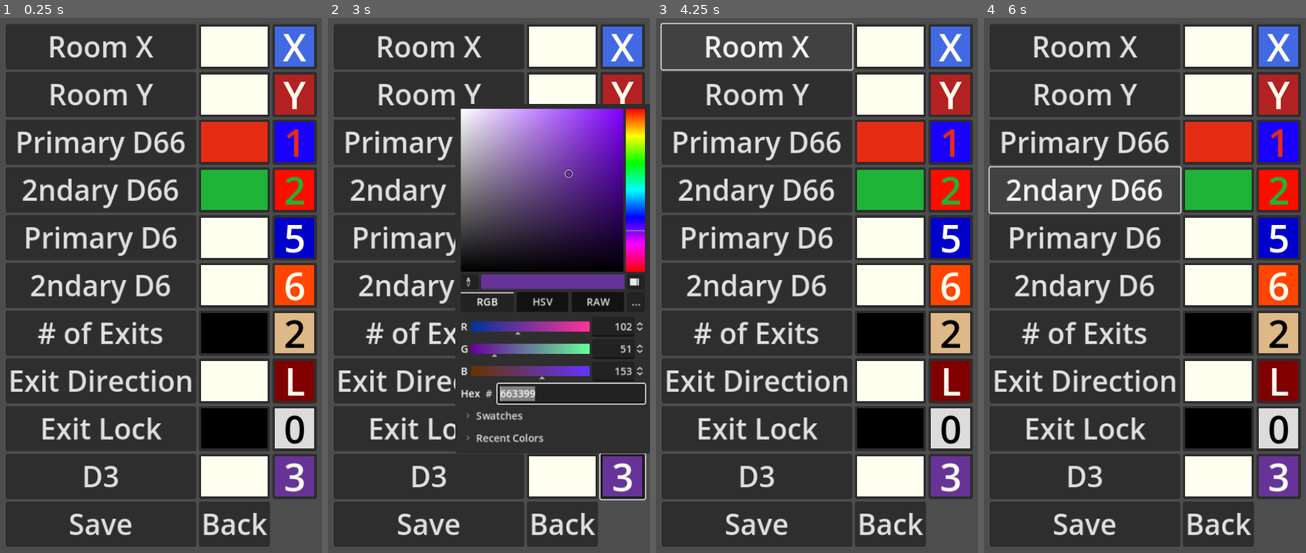
Above: before the commit, frames 1-4 (left to right).
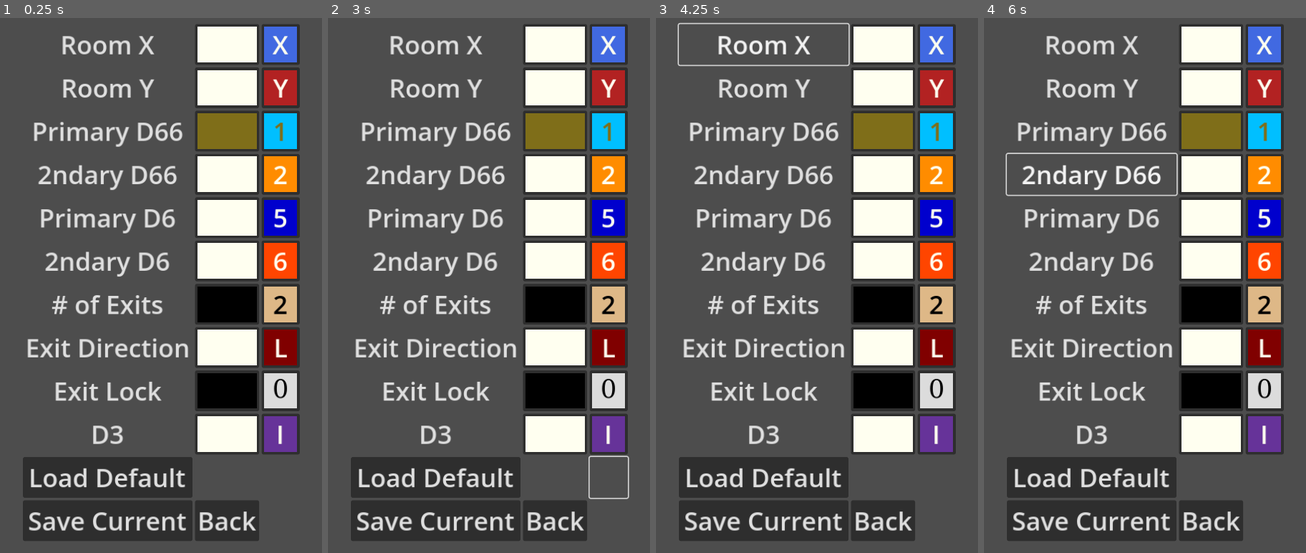
Above: after the commit, the same moments.

Repository: Teufelauto/2D6D-Dice
Game: Godot game, scene res://DiceTrayData/dice_color_menu.tscn
Two runs of this game, one before a commit and one after it. Both use one fixed random seed, a clock stepped at 60 frames per second and the inputs below. This scene is started directly instead of the project's main scene.
Inputs (mouse positions are in pixels of both pictures, inside the frame that each line leads up to):
- Up to frame 1 (0.25 s): no input
- Up to frame 2 (3 s): click "Save" (after the commit: "Save Current") at 0.5 s; click (434, 478) at 1.25 s, where only the run after the commit has a clickable "Load Default"; click (553, 478) at 2.02 s; click (608, 478) at 2.77 s
- Up to frame 3 (4.25 s): click "Room X" at 3.5 s
- Up to frame 4 (6 s): click "Room Y" at 4.25 s; click "Primary D66" at 5 s; click "2ndary D66" at 5.75 s

The runs differ from the first frame. In frame 1, 75% of the frame differs, in the area x 1-99%, y 1-99%; in frame 2, 77%, in the area x 1-100%, y 1-99%; in frame 3, 71%; in frame 4, 72%.

Commit message:
Load default dice function added

Diff:
--- a/DiceTrayData/dice_color_menu.gd
+++ b/DiceTrayData/dice_color_menu.gd
@@ -246,3 +246,8 @@
 
 func _on_color_picker_button_d_3_color_changed(color):
 	d_body_color_d3 = color
+
+
+func _on_load_default_pressed():
+	DiceColor.load_default_dice_colors()
+	_paint_buttons_and_text_in_menu()
--- a/DiceTrayData/dice_color_menu.tscn
+++ b/DiceTrayData/dice_color_menu.tscn
@@ -1,41 +1,60 @@
-[gd_scene load_steps=13 format=3 uid="uid://deae8wqbvikx6"]
+[gd_scene load_steps=15 format=3 uid="uid://deae8wqbvikx6"]
 
 [ext_resource type="Script" path="res://DiceTrayData/dice_color_menu.gd" id="1_8g6k6"]
 
 [sub_resource type="Theme" id="Theme_1glhj"]
 
 [sub_resource type="LabelSettings" id="LabelSettings_ohjsl"]
-font_size = 60
+font_size = 40
 
 [sub_resource type="LabelSettings" id="LabelSettings_6e7hy"]
-font_size = 60
+font_size = 40
 
 [sub_resource type="LabelSettings" id="LabelSettings_pym11"]
-font_size = 60
+font_size = 40
 font_color = Color(0.91251, 0.900141, 0.903229, 1)
 
 [sub_resource type="LabelSettings" id="LabelSettings_qx1n0"]
-font_size = 60
+font_size = 40
 
 [sub_resource type="LabelSettings" id="LabelSettings_4sbx1"]
-font_size = 60
+font_size = 40
 
 [sub_resource type="LabelSettings" id="LabelSettings_be7hf"]
-font_size = 60
+font_size = 40
 
 [sub_resource type="LabelSettings" id="LabelSettings_wbofp"]
-font_size = 60
+font_size = 40
 font_color = Color(0.00184107, 0.00184107, 0.00184107, 1)
 
 [sub_resource type="LabelSettings" id="LabelSettings_ilo6k"]
-font_size = 60
+font_size = 40
+
+[sub_resource type="FontFile" id="FontFile_n6suf"]
+cache/0/40/0/ascent = 0.0
+cache/0/40/0/descent = 0.0
+cache/0/40/0/underline_position = 0.0
+cache/0/40/0/underline_thickness = 0.0
+cache/0/40/0/scale = 1.0
+cache/0/40/0/kerning_overrides/40/0 = Vector2(0, 0)
+cache/0/40/0/kerning_overrides/16/0 = Vector2(0, 0)
+cache/0/16/0/ascent = 0.0
+cache/0/16/0/descent = 0.0
+cache/0/16/0/underline_position = 0.0
+cache/0/16/0/underline_thickness = 0.0
+cache/0/16/0/scale = 1.0
+cache/0/16/0/kerning_overrides/40/0 = Vector2(0, 0)
+cache/0/16/0/kerning_overrides/16/0 = Vector2(0, 0)
 
 [sub_resource type="LabelSettings" id="LabelSettings_ke64u"]
-font_size = 60
+font = SubResource("FontFile_n6suf")
+font_size = 40
 font_color = Color(0, 0, 0, 1)
 
 [sub_resource type="LabelSettings" id="LabelSettings_vh3od"]
-font_size = 60
+font_size = 40
+
+[sub_resource type="Theme" id="Theme_jf8ki"]
 
 [node name="DiceColorMenu" type="Control"]
 layout_mode = 3
@@ -67,12 +86,14 @@
 [node name="XDim" type="Button" parent="MarginContainer/GridContainer"]
 layout_mode = 2
 theme = SubResource("Theme_1glhj")
-theme_override_font_sizes/font_size = 45
+theme_override_font_sizes/font_size = 40
+button_mask = 0
 text = "Room X"
+flat = true
 
 [node name="ColorPickerButton_Xtext" type="ColorPickerButton" parent="MarginContainer/GridContainer"]
 unique_name_in_owner = true
-custom_minimum_size = Vector2(70, 70)
+custom_minimum_size = Vector2(70, 60)
 layout_mode = 2
 theme_override_colors/font_color = Color(0.125408, 0.498564, 0.378657, 1)
 theme_override_font_sizes/font_size = 45
@@ -81,7 +102,7 @@
 
 [node name="ColorPickerButton_X" type="ColorPickerButton" parent="MarginContainer/GridContainer"]
 unique_name_in_owner = true
-custom_minimum_size = Vector2(70, 70)
+custom_minimum_size = Vector2(60, 60)
 layout_mode = 2
 theme_override_colors/font_color = Color(0.125408, 0.498564, 0.378657, 1)
 theme_override_font_sizes/font_size = 45
@@ -106,12 +127,14 @@
 [node name="YDim" type="Button" parent="MarginContainer/GridContainer"]
 layout_mode = 2
 theme = SubResource("Theme_1glhj")
-theme_override_font_sizes/font_size = 45
+theme_override_font_sizes/font_size = 40
+button_mask = 0
 text = "Room Y"
+flat = true
 
 [node name="ColorPickerButton_Ytext" type="ColorPickerButton" parent="MarginContainer/GridContainer"]
 unique_name_in_owner = true
-custom_minimum_size = Vector2(70, 70)
+custom_minimum_size = Vector2(70, 60)
 layout_mode = 2
 theme_override_colors/font_color = Color(0.125408, 0.498564, 0.378657, 1)
 theme_override_font_sizes/font_size = 45
@@ -120,7 +143,7 @@
 
 [node name="ColorPickerButton_Y" type="ColorPickerButton" parent="MarginContainer/GridContainer"]
 unique_name_in_owner = true
-custom_minimum_size = Vector2(70, 70)
+custom_minimum_size = Vector2(60, 60)
 layout_mode = 2
 theme_override_colors/font_color = Color(0.125408, 0.498564, 0.378657, 1)
 theme_override_font_sizes/font_size = 45
@@ -151,12 +174,14 @@
 [node name="DoublePrimary" type="Button" parent="MarginContainer/GridContainer"]
 layout_mode = 2
 theme = SubResource("Theme_1glhj")
-theme_override_font_sizes/font_size = 45
+theme_override_font_sizes/font_size = 40
+button_mask = 0
 text = "Primary D66"
+flat = true
 
 [node name="ColorPickerButton_D66Ptext" type="ColorPickerButton" parent="MarginContainer/GridContainer"]
 unique_name_in_owner = true
-custom_minimum_size = Vector2(70, 70)
+custom_minimum_size = Vector2(70, 60)
 layout_mode = 2
 theme_override_colors/font_color = Color(0.125408, 0.498564, 0.378657, 1)
 theme_override_font_sizes/font_size = 45
@@ -165,7 +190,7 @@
 
 [node name="ColorPickerButton_D66Prime" type="ColorPickerButton" parent="MarginContainer/GridContainer"]
 unique_name_in_owner = true
-custom_minimum_size = Vector2(70, 70)
+custom_minimum_size = Vector2(60, 60)
 layout_mode = 2
 theme_override_colors/font_color = Color(0.125408, 0.498564, 0.378657, 1)
 theme_override_font_sizes/font_size = 45
@@ -196,12 +221,14 @@
 [node name="DoubleSecondary" type="Button" parent="MarginContainer/GridContainer"]
 layout_mode = 2
 theme = SubResource("Theme_1glhj")
-theme_override_font_sizes/font_size = 45
+theme_override_font_sizes/font_size = 40
+button_mask = 0
 text = "2ndary D66"
+flat = true
 
 [node name="ColorPickerButton_D66Stext" type="ColorPickerButton" parent="MarginContainer/GridContainer"]
 unique_name_in_owner = true
-custom_minimum_size = Vector2(70, 70)
+custom_minimum_size = Vector2(70, 60)
 layout_mode = 2
 theme_override_colors/font_color = Color(0.125408, 0.498564, 0.378657, 1)
 theme_override_font_sizes/font_size = 45
@@ -210,7 +237,7 @@
 
 [node name="ColorPickerButton_D66Secondary" type="ColorPickerButton" parent="MarginContainer/GridContainer"]
 unique_name_in_owner = true
-custom_minimum_size = Vector2(70, 70)
+custom_minimum_size = Vector2(60, 60)
 layout_mode = 2
 theme_override_colors/font_color = Color(0.125408, 0.498564, 0.378657, 1)
 theme_override_font_sizes/font_size = 45
@@ -241,12 +268,14 @@
 [node name="SinglePrimary" type="Button" parent="MarginContainer/GridContainer"]
 layout_mode = 2
 theme = SubResource("Theme_1glhj")
-theme_override_font_sizes/font_size = 45
+theme_override_font_sizes/font_size = 40
+button_mask = 0
 text = "Primary D6"
+flat = true
 
 [node name="ColorPickerButton_PrimeText" type="ColorPickerButton" parent="MarginContainer/GridContainer"]
 unique_name_in_owner = true
-custom_minimum_size = Vector2(70, 70)
+custom_minimum_size = Vector2(70, 60)
 layout_mode = 2
 theme_override_colors/font_color = Color(0.125408, 0.498564, 0.378657, 1)
 theme_override_font_sizes/font_size = 45
@@ -255,7 +284,7 @@
 
 [node name="ColorPickerButton_Primary" type="ColorPickerButton" parent="MarginContainer/GridContainer"]
 unique_name_in_owner = true
-custom_minimum_size = Vector2(70, 70)
+custom_minimum_size = Vector2(60, 60)
 layout_mode = 2
 theme_override_colors/font_color = Color(0.125408, 0.498564, 0.378657, 1)
 theme_override_font_sizes/font_size = 45
@@ -286,12 +315,14 @@
 [node name="SingleSecondary" type="Button" parent="MarginContainer/GridContainer"]
 layout_mode = 2
 theme = SubResource("Theme_1glhj")
-theme_override_font_sizes/font_size = 45
+theme_override_font_sizes/font_size = 40
+button_mask = 0
 text = "2ndary D6"
+flat = true
 
 [node name="ColorPickerButton_secondaryText" type="ColorPickerButton" parent="MarginContainer/GridContainer"]
 unique_name_in_owner = true
-custom_minimum_size = Vector2(70, 70)
+custom_minimum_size = Vector2(70, 60)
 layout_mode = 2
 theme_override_colors/font_color = Color(0.125408, 0.498564, 0.378657, 1)
 theme_override_font_sizes/font_size = 45
@@ -300,7 +331,7 @@
 
 [node name="ColorPickerButton_Secondary" type="ColorPickerButton" parent="MarginContainer/GridContainer"]
 unique_name_in_owner = true
-custom_minimum_size = Vector2(70, 70)
+custom_minimum_size = Vector2(60, 60)
 layout_mode = 2
 theme_override_colors/font_color = Color(0.125408, 0.498564, 0.378657, 1)
 theme_override_font_sizes/font_size = 45
@@ -331,12 +362,14 @@
 [node name="ExitNum" type="Button" parent="MarginContainer/GridContainer"]
 layout_mode = 2
 theme = SubResource("Theme_1glhj")
-theme_override_font_sizes/font_size = 45
+theme_override_font_sizes/font_size = 40
+button_mask = 0
 text = "# of Exits"
+flat = true
 
 [node name="ColorPickerButton_ExitNumText" type="ColorPickerButton" parent="MarginContainer/GridContainer"]
 unique_name_in_owner = true
-custom_minimum_size = Vector2(70, 70)
+custom_minimum_size = Vector2(70, 60)
 layout_mode = 2
 theme_override_colors/font_color = Color(0.125408, 0.498564, 0.378657, 1)
 theme_override_font_sizes/font_size = 45
@@ -344,7 +377,7 @@
 
 [node name="ColorPickerButton_ExitNum" type="ColorPickerButton" parent="MarginContainer/GridContainer"]
 unique_name_in_owner = true
-custom_minimum_size = Vector2(70, 70)
+custom_minimum_size = Vector2(60, 60)
 layout_mode = 2
 theme_override_colors/font_color = Color(0.125408, 0.498564, 0.378657, 1)
 theme_override_font_sizes/font_size = 45
@@ -375,12 +408,14 @@
 [node name="ExitDirection" type="Button" parent="MarginContainer/GridContainer"]
 layout_mode = 2
 theme = SubResource("Theme_1glhj")
-theme_override_font_sizes/font_size = 45
+theme_override_font_sizes/font_size = 40
+button_mask = 0
 text = "Exit Direction"
+flat = true
 
 [node name="ColorPickerButton_ExitDirText" type="ColorPickerButton" parent="MarginContainer/GridContainer"]
 unique_name_in_owner = true
-custom_minimum_size = Vector2(70, 70)
+custom_minimum_size = Vector2(70, 60)
 layout_mode = 2
 theme_override_colors/font_color = Color(0.125408, 0.498564, 0.378657, 1)
 theme_override_font_sizes/font_size = 45
@@ -389,7 +424,7 @@
 
 [node name="ColorPickerButton_ExitDirection" type="ColorPickerButton" parent="MarginContainer/GridContainer"]
 unique_name_in_owner = true
-custom_minimum_size = Vector2(70, 70)
+custom_minimum_size = Vector2(60, 60)
 layout_mode = 2
 theme_override_colors/font_color = Color(0.125408, 0.498564, 0.378657, 1)
 theme_override_font_sizes/font_size = 45
@@ -420,12 +455,14 @@
 [node name="ExitLock" type="Button" parent="MarginContainer/GridContainer"]
 layout_mode = 2
 theme = SubResource("Theme_1glhj")
-theme_override_font_sizes/font_size = 45
+theme_override_font_sizes/font_size = 40
+button_mask = 0
 text = "Exit Lock"
+flat = true
 
 [node name="ColorPickerButton_ExitLockText" type="ColorPickerButton" parent="MarginContainer/GridContainer"]
 unique_name_in_owner = true
-custom_minimum_size = Vector2(70, 70)
+custom_minimum_size = Vector2(70, 60)
 layout_mode = 2
 theme_override_colors/font_color = Color(0.125408, 0.498564, 0.378657, 1)
 theme_override_font_sizes/font_size = 45
@@ -433,7 +470,7 @@
 
 [node name="ColorPickerButton_ExitLock" type="ColorPickerButton" parent="MarginContainer/GridContainer"]
 unique_name_in_owner = true
-custom_minimum_size = Vector2(70, 70)
+custom_minimum_size = Vector2(60, 60)
 layout_mode = 2
 theme_override_colors/font_color = Color(0.125408, 0.498564, 0.378657, 1)
 theme_override_font_sizes/font_size = 45
@@ -464,12 +501,14 @@
 [node name="D3Die" type="Button" parent="MarginContainer/GridContainer"]
 layout_mode = 2
 theme = SubResource("Theme_1glhj")
-theme_override_font_sizes/font_size = 45
+theme_override_font_sizes/font_size = 40
+button_mask = 0
 text = "D3"
+flat = true
 
 [node name="ColorPickerButton_D3Text" type="ColorPickerButton" parent="MarginContainer/GridContainer"]
 unique_name_in_owner = true
-custom_minimum_size = Vector2(70, 70)
+custom_minimum_size = Vector2(70, 60)
 layout_mode = 2
 theme_override_colors/font_color = Color(0.125408, 0.498564, 0.378657, 1)
 theme_override_font_sizes/font_size = 45
@@ -478,7 +517,7 @@
 
 [node name="ColorPickerButton_D3" type="ColorPickerButton" parent="MarginContainer/GridContainer"]
 unique_name_in_owner = true
-custom_minimum_size = Vector2(70, 70)
+custom_minimum_size = Vector2(60, 60)
 layout_mode = 2
 theme_override_colors/font_color = Color(0.125408, 0.498564, 0.378657, 1)
 theme_override_font_sizes/font_size = 45
@@ -501,21 +540,35 @@
 grow_vertical = 2
 theme_override_colors/font_color = Color(1, 1, 1, 1)
 theme_override_font_sizes/font_size = 60
-text = "3"
+text = "I"
 label_settings = SubResource("LabelSettings_vh3od")
 horizontal_alignment = 1
 vertical_alignment = 1
 
+[node name="LoadDefault" type="Button" parent="MarginContainer/GridContainer"]
+layout_mode = 2
+theme = SubResource("Theme_jf8ki")
+theme_override_font_sizes/font_size = 40
+text = "Load Default"
+
+[node name="Spacer" type="Button" parent="MarginContainer/GridContainer"]
+layout_mode = 2
+flat = true
+
+[node name="Spacer2" type="Button" parent="MarginContainer/GridContainer"]
+layout_mode = 2
+flat = true
+
 [node name="SaveColors" type="Button" parent="MarginContainer/GridContainer"]
 layout_mode = 2
 theme = SubResource("Theme_1glhj")
-theme_override_font_sizes/font_size = 45
-text = "Save"
+theme_override_font_sizes/font_size = 40
+text = "Save Current"
 
 [node name="Back" type="Button" parent="MarginContainer/GridContainer"]
 layout_mode = 2
 theme = SubResource("Theme_1glhj")
-theme_override_font_sizes/font_size = 45
+theme_override_font_sizes/font_size = 40
 text = "Back"
 
 [connection signal="ready" from="." to="." method="_on_ready"]
@@ -539,5 +592,6 @@
 [connection signal="color_changed" from="MarginContainer/GridContainer/ColorPickerButton_ExitLock" to="." method="_on_color_picker_button_exit_lock_color_changed"]
 [connection signal="color_changed" from="MarginContainer/GridContainer/ColorPickerButton_D3Text" to="." method="_on_color_picker_button_d_3_text_color_changed"]
 [connection signal="color_changed" from="MarginContainer/GridContainer/ColorPickerButton_D3" to="." method="_on_color_picker_button_d_3_color_changed"]
+[connection signal="pressed" from="MarginContainer/GridContainer/LoadDefault" to="." method="_on_load_default_pressed"]
 [connection signal="pressed" from="MarginContainer/GridContainer/SaveColors" to="." method="save_dice_colors"]
 [connection signal="pressed" from="MarginContainer/GridContainer/Back" to="." method="_on_back_pressed"]
--- a/savedice.tres
+++ b/savedice.tres
@@ -8,10 +8,10 @@
 die_body_color_x = Color(0.254902, 0.411765, 0.882353, 1)
 die_text_color_y = Color(1, 1, 0.941176, 1)
 die_body_color_y = Color(0.698039, 0.133333, 0.133333, 1)
-die_text_color_d66_prime = Color(0.898438, 0.173447, 0.0772095, 1)
-die_body_color_d66_prime = Color(0.101563, 0, 1, 1)
-die_text_color_d66_secondary = Color(0.123596, 0.703125, 0.214148, 1)
-die_body_color_d66_secondary = Color(1, 0.046875, 0, 1)
+die_text_color_d66_prime = Color(0.498039, 0.431373, 0.0980392, 1)
+die_body_color_d66_prime = Color(0, 0.74902, 1, 1)
+die_text_color_d66_secondary = Color(1, 1, 0.941176, 1)
+die_body_color_d66_secondary = Color(1, 0.54902, 0, 1)
 die_text_color_single_primary = Color(1, 1, 0.941176, 1)
 die_body_color_single_primary = Color(0, 0, 0.803922, 1)
 die_text_color_single_secondary = Color(1, 1, 0.941176, 1)
